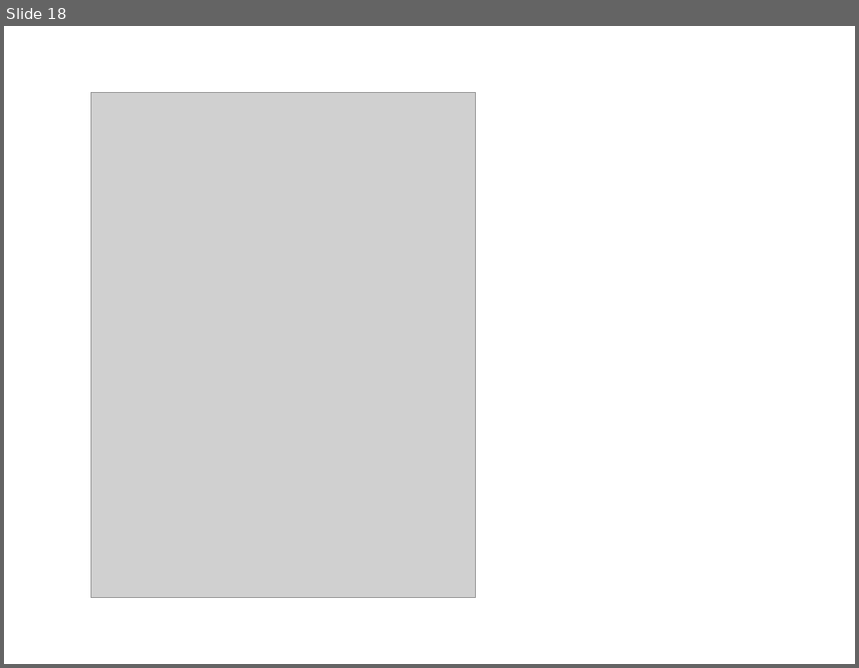
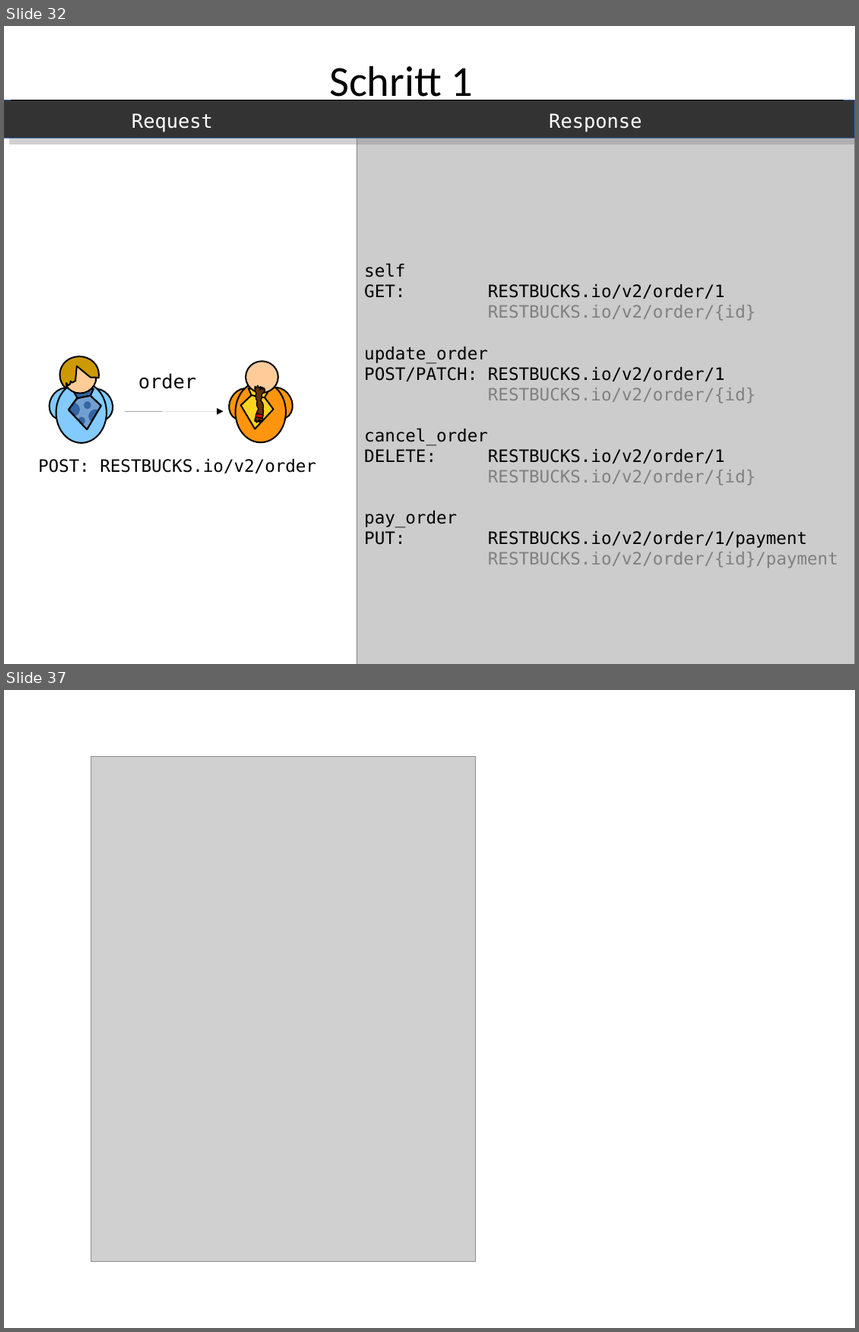
Before and after one commit to xdoo/schema_evolution_demo, a slide deck: Folien.odp. Shown one above the other, each under a label of ours: slide 18 before the commit, slides 32 and 37 after it; the slides between them are not shown. The pictures are 859x668 and 859x1332 pixels, drawn with LibreOffice and Linux fonts; fonts in the diff are those of the drawing; grey boxes stand for pictures. Boxes give left, top, right and bottom in pixels: in the first picture for what was removed or moved away, otherwise in the second. Text is boxed around its words. In the diff, an @@ line names an element or a change of style, - is before the commit and + after.

```diff
--- a/Folien.odp
+++ b/Folien.odp
@@ slide 32 added at bbox=[4, 26, 855, 664], background #FFFFFF @@
@@ text added at bbox=[329, 66, 474, 107], 40 pt, text #000000 @@
+Schritt 1
@@ rectangle added at bbox=[4, 100, 855, 138], fill #333333, outline #3465A4 0 pt @@
@@ line added from (11, 100) to (844, 100), #000000 0 pt @@
@@ text added at bbox=[132, 113, 213, 132], 18 pt, text #FFFFFF @@
+Request
@@ text added at bbox=[549, 113, 642, 132], 18 pt, text #FFFFFF @@
+Response
@@ rectangle added at bbox=[357, 138, 855, 664], fill #CCCCCC, outline #808080 0 pt @@
@@ text added at bbox=[364, 263, 838, 569], 16 pt, text #000000 @@
+self
+GET: RESTBUCKS.io/v2/order/1
+RESTBUCKS.io/v2/order/{id}
+update_order
+POST/PATCH: RESTBUCKS.io/v2/order/1
+RESTBUCKS.io/v2/order/{id}
+cancel_order
+DELETE: RESTBUCKS.io/v2/order/1
+RESTBUCKS.io/v2/order/{id}
+pay_order
+PUT: RESTBUCKS.io/v2/order/1/payment
+RESTBUCKS.io/v2/order/{id}/payment
@@ group added at bbox=[44, 357, 119, 444]: 6 freeform shapes, 4 ellipses @@
@@ text added at bbox=[139, 373, 196, 389], 18 pt, text #000000 @@
+order
@@ arrow added from (125, 411) to (224, 411), #000000 0 pt @@
@@ group added at bbox=[224, 361, 298, 443]: 4 freeform shapes, 4 ellipses, 1 rectangle @@
@@ text added at bbox=[38, 459, 316, 474], 16 pt, text #000000 @@
+POST: RESTBUCKS.io/v2/order
@@ what was slide 18 is now slide 37 @@
```
Also in this commit, not shown: 8 slides changed, 20 other slides added, 2 slides removed, 1 other file.
